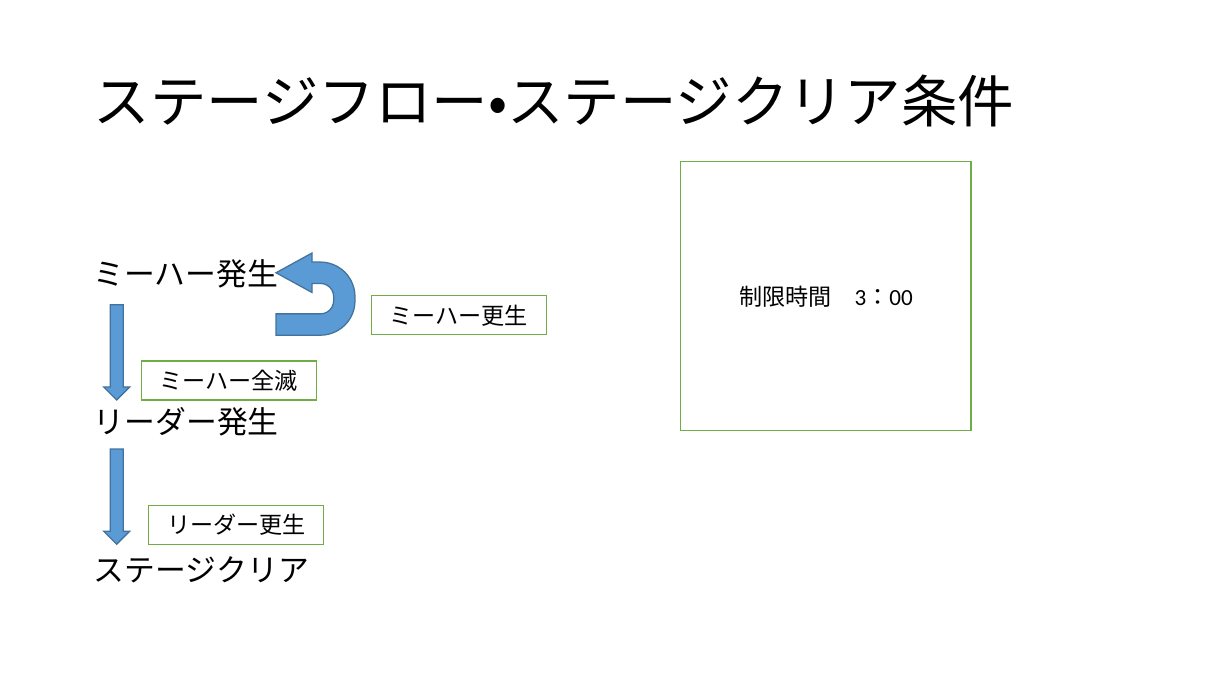
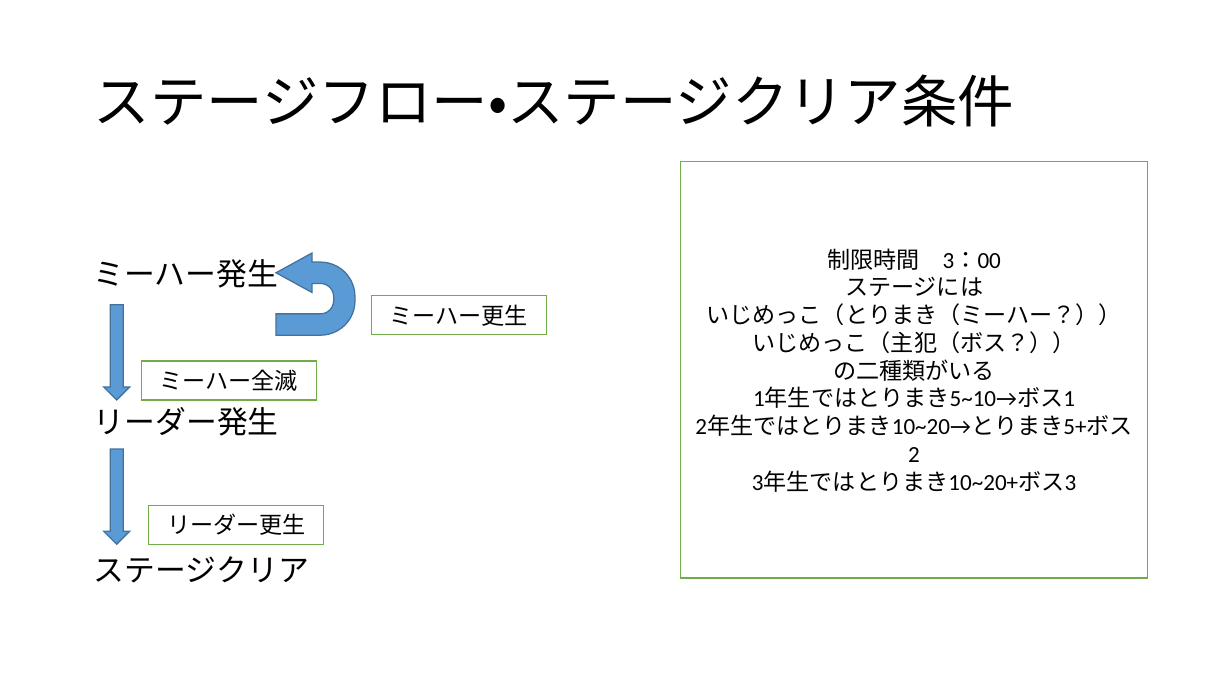
Before and after one commit to yuusei1113k/FatmanHerosTmp, a slide deck: slide 10 of システム詳細.pptx (slide 9 before the commit). Drawn at 1232x693 pixels with LibreOffice and Linux fonts; fonts in the diff are those of the drawing. Boxes give left, top, right and bottom in pixels: in the first picture for what was removed or moved away, otherwise in the second. Text is boxed around its words. In the diff, an @@ line names an element or a change of style, - is before the commit and + after.

Commit message:
ステージに出てくるエネミーの数定義。

```diff
--- a/システム詳細.pptx
+++ b/システム詳細.pptx
@@ rectangle "制限時間 3：00" resized from (x1=681, y1=162, x2=971, y2=431) to (x1=681, y1=162, x2=1148, y2=579) @@
@@ text in rectangle at (x1=695, y1=276, x2=1133, y2=492): paragraph added @@
+ステージには
+いじめっこ（とりまき（ミーハー？））
+いじめっこ（主犯（ボス？））
+の二種類がいる
+1年生ではとりまき5~10→ボス1
+2年生ではとりまき10~20→とりまき5+ボス2
+3年生ではとりまき10~20+ボス3
```
Also in this commit, not shown: 1 slide added.
